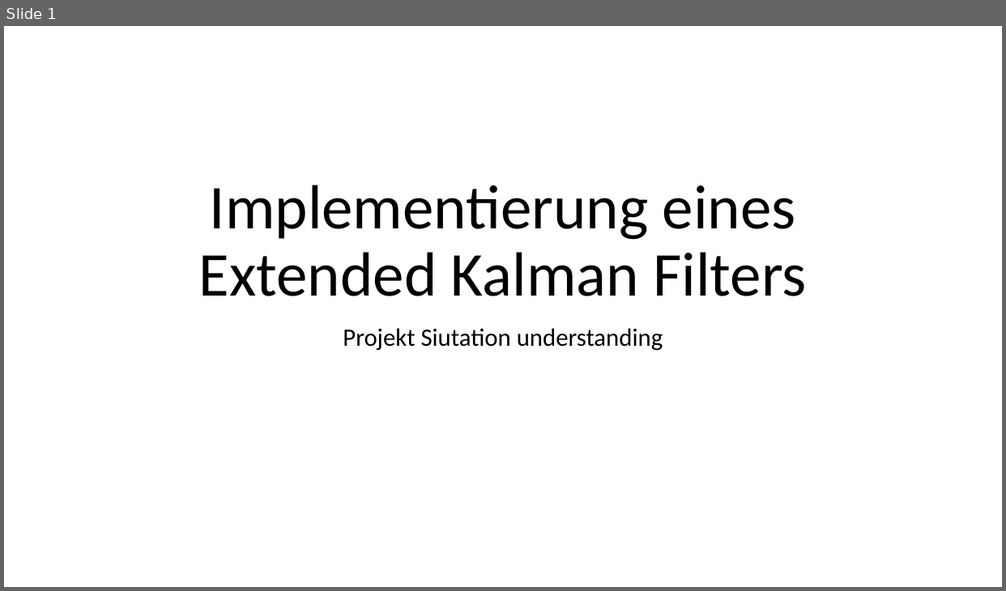
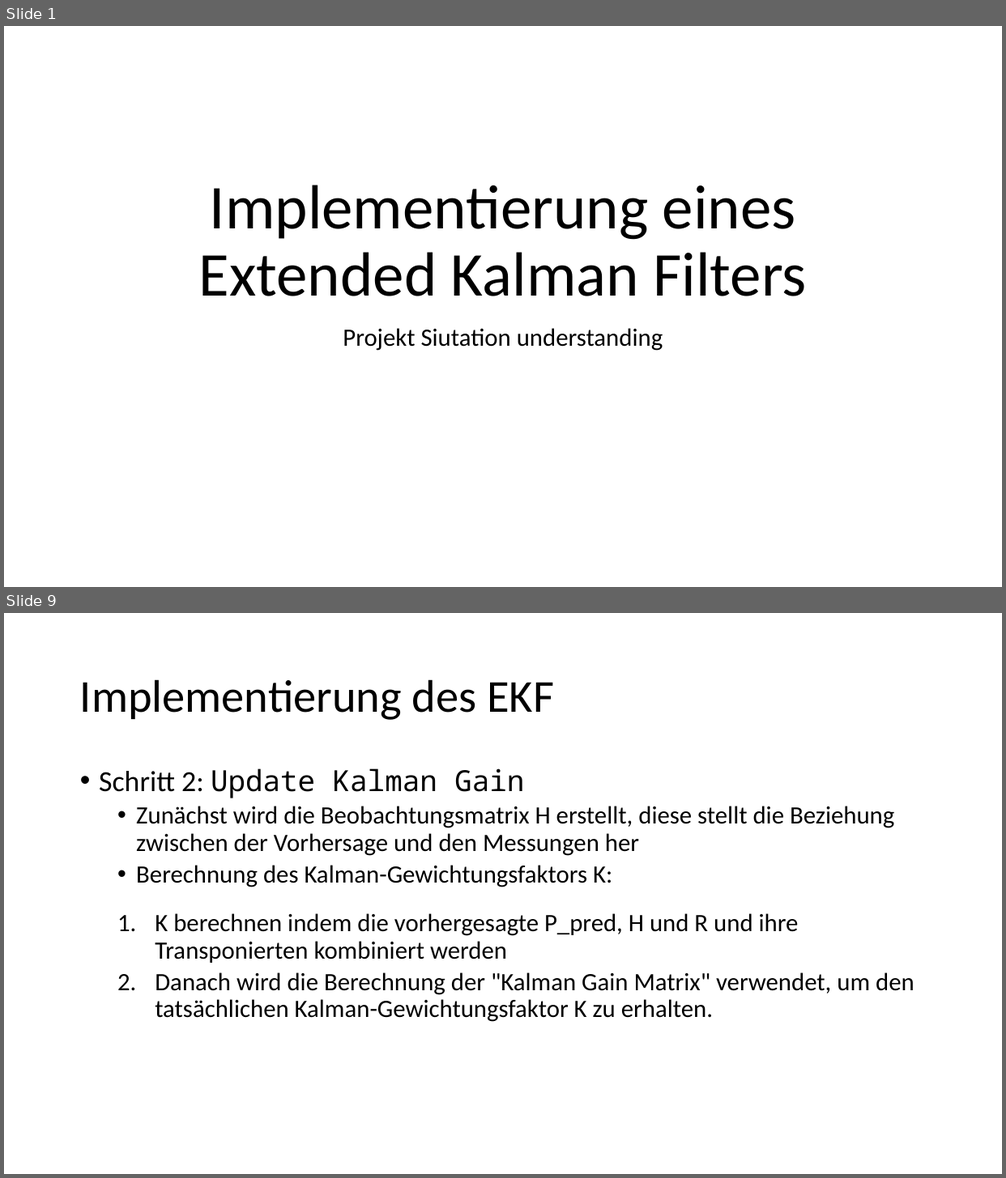
Before and after one commit to MrxPoopybutthole/situation, a slide deck: präsentation.pptx. Shown one above the other, each under a label of ours: slide 1 before the commit, slides 1 and 9 after it; the slides between them are not shown. The pictures are 1006x591 and 1006x1178 pixels, drawn with LibreOffice and Linux fonts; fonts in the diff are those of the drawing. Boxes give left, top, right and bottom in pixels: in the first picture for what was removed or moved away, otherwise in the second. Text is boxed around its words. In the diff, an @@ line names an element or a change of style, - is before the commit and + after.

```diff
--- a/präsentation.pptx
+++ b/präsentation.pptx
@@ slide 9 added at (x1=4, y1=613, x2=1002, y2=1174), background #FFFFFF @@
@@ title added at (x1=80, y1=679, x2=554, y2=720), 44 pt, text #000000 @@
+Implementierung des EKF
@@ text added at (x1=99, y1=769, x2=914, y2=1022), 24 pt, text #000000 @@
+• Schritt 2: Update Kalman Gain
+  • Zunächst wird die Beobachtungsmatrix H erstellt, diese stellt die Beziehung zwischen der Vorhersage und den Messungen her
+  • Berechnung des Kalman-Gewichtungsfaktors K:
+  1. K berechnen indem die vorhergesagte P_pred, H und R und ihre Transponierten kombiniert werden
+  2. Danach wird die Berechnung der "Kalman Gain Matrix" verwendet, um den tatsächlichen Kalman-Gewichtungsfaktor K zu erhalten.
```
Also in this commit, not shown: 3 slides changed, 7 other slides added, 4 slides removed, 29 other files.
